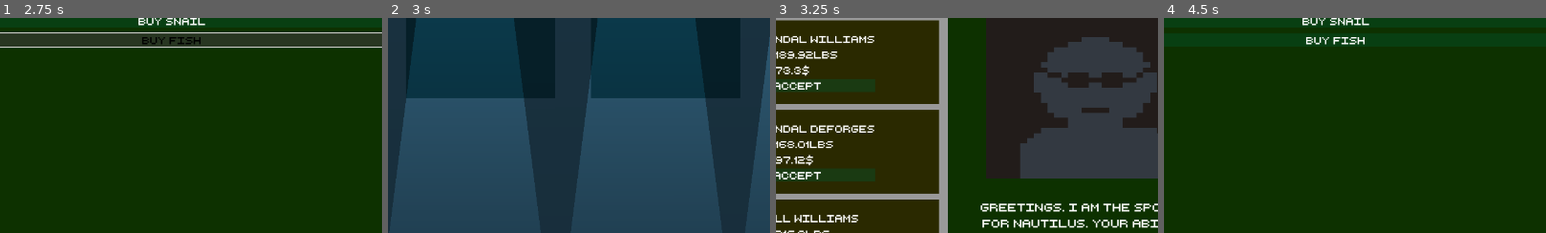
Above: before the commit, frames 1-4 (left to right).
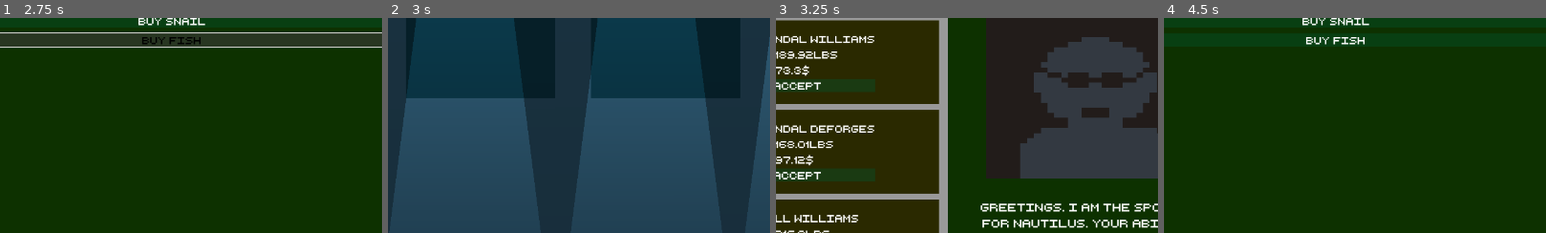
Above: after the commit, the same moments.

Repository: adrientremblay/ld56
Game: Godot game, scene res://scenes/game_screen.tscn
Two runs of this game, one before a commit and one after it. Both use one fixed random seed, a clock stepped at 60 frames per second and the inputs below.
Inputs:
- Up to frame 1 (2.75 s): click "Buy Creatures" at 0.5 s; click "buy snail" at 1.25 s; click "Buy Fish" at 2 s
- Up to frame 2 (3 s): click "Buy Creatures" at 2.75 s
- Up to frame 3 (3.25 s): no input
- Up to frame 4 (4.5 s): click "Accept" at 3.5 s; click "Buy Creatures" at 4.25 s
The pictures show only the part of the screen within x 28-78%, y 19-69%; the shares and areas given below are measured in that part.

Frames 1-2 are identical in both runs. In frame 3, 0.2% of the frame differs, in the area x 80-98%, y 20-47%; in frame 4, nothing differs.

Commit message:
Sound when corpse is eaten

Diff:
--- a/scenes/game_screen.gd
+++ b/scenes/game_screen.gd
@@ -58,6 +58,8 @@
 
 	creatures_find_corpses()
 
+	$CorpseEaten.play()
+
 func compile_corpse_list():
 	var corpse_list = []
 	if (corpse_spawn1.get_child_count() != 0):
--- a/scenes/game_screen.tscn
+++ b/scenes/game_screen.tscn
@@ -19,6 +19,7 @@
 [ext_resource type="Texture2D" uid="uid://ussvh757p0jq" path="res://assets/art/close_window.png" id="15_purco"]
 [ext_resource type="AudioStream" uid="uid://dg68q5hcojote" path="res://assets/audio/splash.wav" id="18_8f42f"]
 [ext_resource type="AudioStream" uid="uid://bcjnn350s8gqq" path="res://assets/audio/spawn_creature.wav" id="19_d1s5n"]
+[ext_resource type="AudioStream" uid="uid://bolyias633m6m" path="res://assets/audio/corpse_eaten2.wav" id="20_oegt5"]
 
 [sub_resource type="NavigationPolygon" id="NavigationPolygon_w865j"]
 vertices = PackedVector2Array(1043, 610, 1080, 378, 1143, 582, 436, 593, 476, 369, 551, 604, 741, 607, 783, 375, 858, 6 …(263 unchanged characters)…
@@ -247,7 +248,7 @@
 position = Vector2(799, 216.5)
 scale = Vector2(11.4375, 8.46875)
 sprite_frames = SubResource("SpriteFrames_udfuc")
-frame_progress = 0.32093
+frame_progress = 0.865856
 
 [node name="Label" type="Label" parent="UI/ContractMenu"]
 light_mask = 0
@@ -349,6 +350,9 @@
 
 [node name="SpawnCreature" type="AudioStreamPlayer" parent="."]
 stream = ExtResource("19_d1s5n")
+
+[node name="CorpseEaten" type="AudioStreamPlayer" parent="."]
+stream = ExtResource("20_oegt5")
 
 [connection signal="contract_menu_opened" from="UI" to="." method="_on_ui_contract_menu_opened"]
 [connection signal="pressed" from="UI/CreatureButton" to="UI" method="_on_creature_button_pressed"]
Not shown, added: assets/audio/corpse_eaten2.wav.import
Not shown: 1 places in scenes/game_screen.tscn that only renumber resources
Not shown, added: assets/audio/corpse_eaten2.wav
